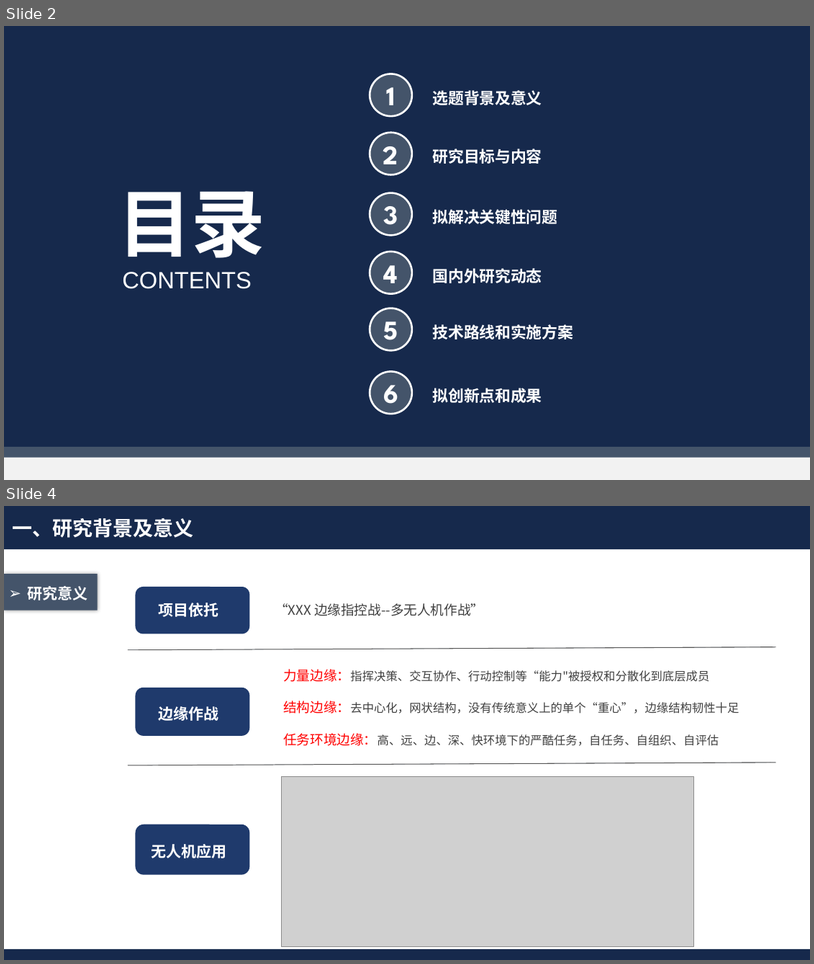
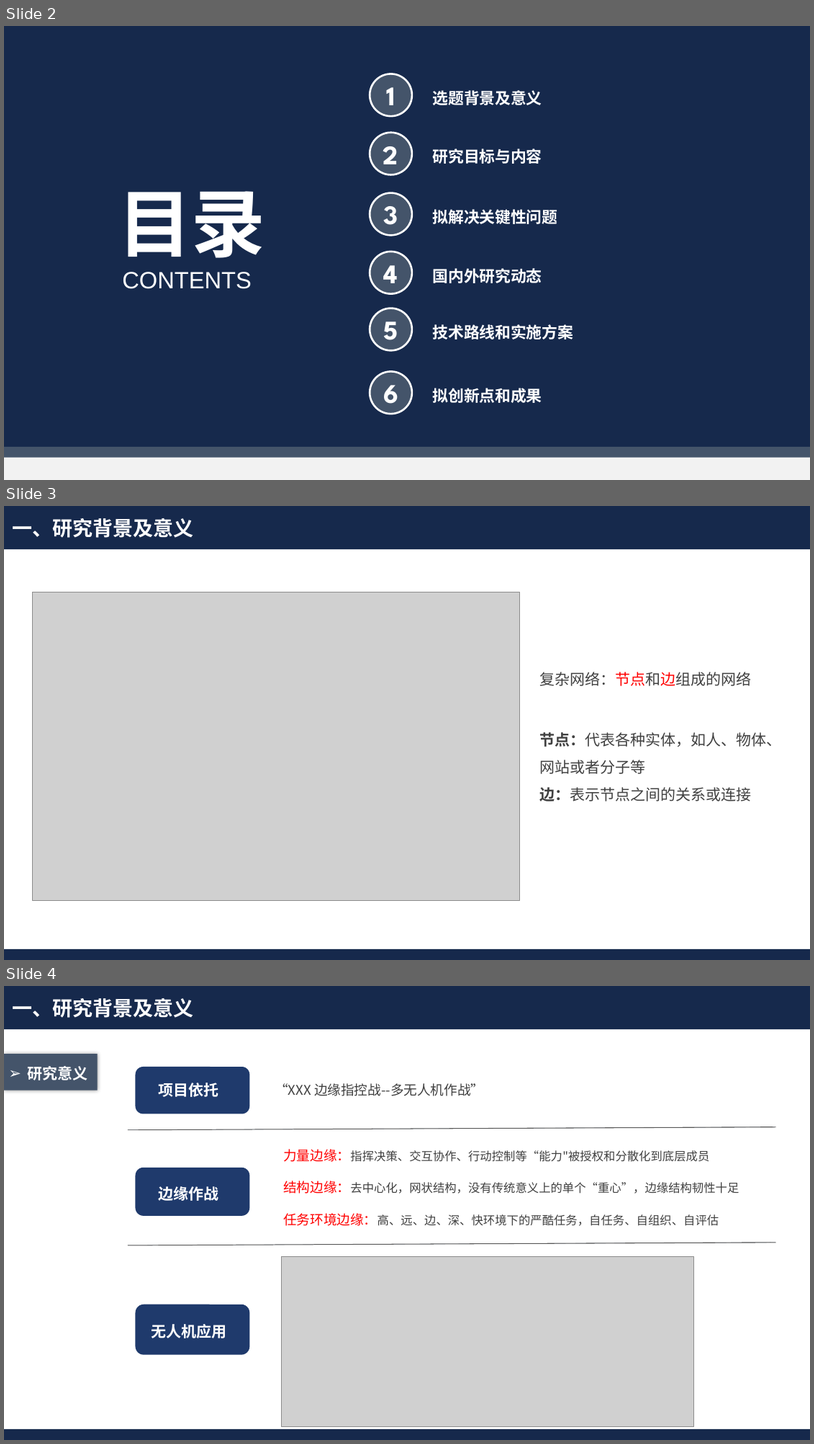
Before and after one commit to Akihi7777/day-day-up, a slide deck: 毕业近在咫尺/开题答辩.pptx. Shown one above the other, each under a label of ours: slides 2 and 4 before the commit, slides 2, 3 and 4 after it; the slides between them are not shown. The pictures are 814x964 and 814x1444 pixels, drawn with LibreOffice and Linux fonts; fonts in the diff are those of the drawing; grey boxes stand for pictures; background and template pictures are left out. Boxes give left, top, right and bottom in pixels: in the first picture for what was removed or moved away, otherwise in the second. Text is boxed around its words. In the diff, an @@ line names an element or a change of style, - is before the commit and + after.

```diff
--- a/毕业近在咫尺/开题答辩.pptx
+++ b/毕业近在咫尺/开题答辩.pptx
@@ slide 3 added at (4,506,810,960), background #FFFFFF; not listed: 2 template elements that a slide beside it also shows @@
@@ text added at (12,518,193,538), 24 pt, text #FFFFFF, bold @@
+一、研究背景及意义
@@ picture added at (32,592,520,900) @@
@@ text added at (540,672,752,686), 18 pt, text #404040 @@
+复杂网络：节点和边组成的网络
@@ text added at (540,732,782,801), 18 pt, text #404040 @@
+节点：代表各种实体，如人、物体、网站或者分子等
+边：表示节点之间的关系或连接
```
Also in this commit, not shown: 1 slide changed, 1 other slide added, 3 slides removed, 4 other files.
